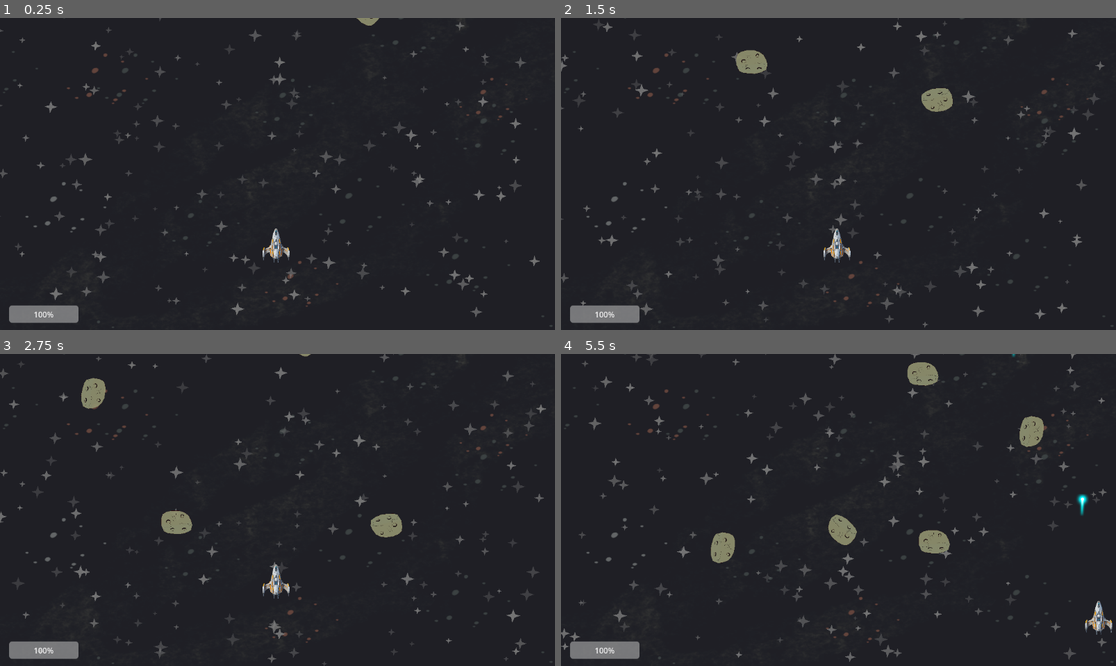
Above: before the commit, frames 1-4 (two rows, left to right).
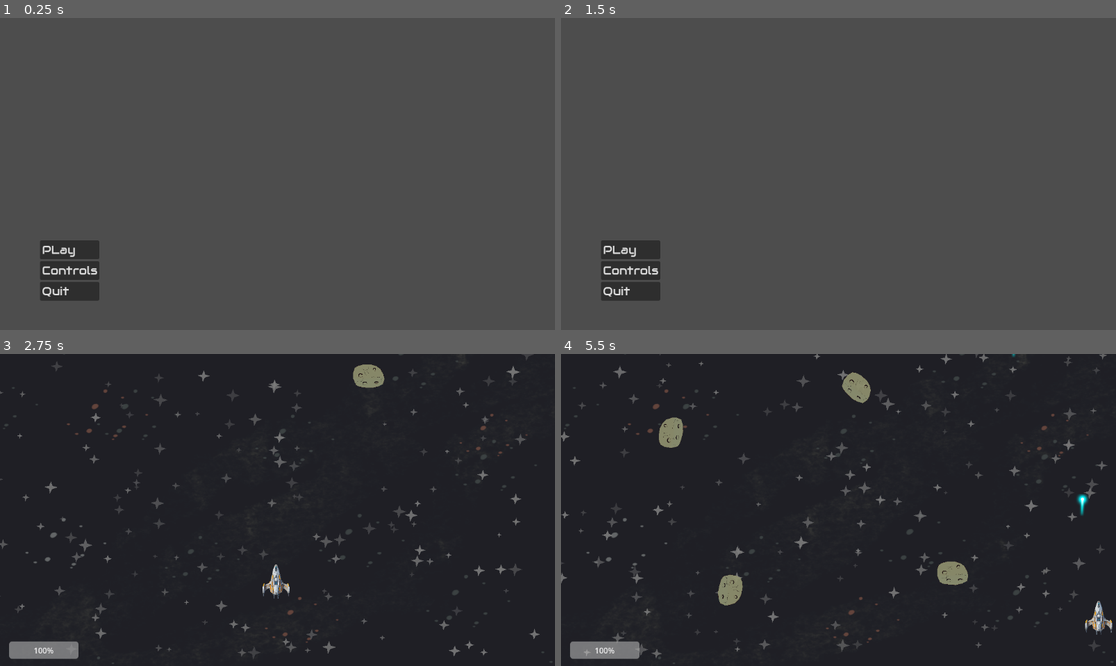
Above: after the commit, the same moments.

Repository: Niarb144/Project-Hermes
Game: Godot game, scene res://Scenes/main_menu.tscn
The game is run twice, just before and just after one commit, with the same random seed, the same clock (stepped at 60 frames per second) and the same inputs. Before the commit the project starts from res://Scenes/world.tscn. Video files are missing from this copy of the repository; at most half a second of black plays in their place.
Inputs (mouse positions are in pixels of both pictures, inside the frame that each line leads up to):
- Up to frame 1 (0.25 s): no input
- Up to frame 2 (1.5 s): click (633, 270) at 0.5 s, where only the run after the commit has a clickable "Controls"; click (733, 258) at 1.25 s, where only the run after the commit has a clickable "Back <"
- Up to frame 3 (2.75 s): click (72, 584) at 2 s, where only the run after the commit has a clickable "PLay"
- Up to frame 4 (5.5 s): hold Right (move_right) 2.78-3.53 s; hold Space (shoot) 2.78-3.53 s; hold S (move_down) 3.53-4.28 s; tap Space (shoot) at 3.6, 5.1 s; hold Right (move_right) 4.28-5.03 s; hold Space (shoot) 4.28-5.03 s; hold Up (move_up) from 5.03 s (still down)

The runs differ from the first frame. In frame 1, 97% of the frame differs, in the area x 0-100%, y 0-100%; in frame 2, 97%; in frame 3, 4.9%; in frame 4, 6.8%.

Commit message:
Create a Main Menu

Diff:
--- /dev/null
+++ b/Scenes/main_menu.gd
@@ -0,0 +1,22 @@
+extends Control
+
+@onready var video := $VideoStreamPlayer
+@onready var music := $Music
+@onready var controls_panel := $ControlsPanel
+
+func _ready():
+	controls_panel.hide()
+	get_tree().paused = false
+	Engine.time_scale = 1.0
+
+func _on_play_button_pressed():
+	get_tree().change_scene_to_file("res://Scenes/world.tscn")
+
+func _on_controls_button_pressed():
+	controls_panel.show()
+
+func _on_quit_button_pressed() -> void:
+	get_tree().quit()
+
+func _on_back_button_pressed() -> void:
+	controls_panel.hide()
--- /dev/null
+++ b/Scenes/main_menu.tscn
@@ -0,0 +1,101 @@
+[gd_scene load_steps=6 format=3 uid="uid://bv7oetmd34dsi"]
+
+[ext_resource type="VideoStream" uid="uid://bw0wwf1k76jxi" path="res://Assets/Videos/menu.ogv" id="1_1ehe0"]
+[ext_resource type="Script" uid="uid://dartty6i8fbkb" path="res://Scenes/main_menu.gd" id="1_ce3w2"]
+[ext_resource type="AudioStream" uid="uid://wsq7fnul4lbq" path="res://Assets/Audio/Pufino - Rock Me Now (freetouse.com).mp3" id="2_ce3w2"]
+[ext_resource type="FontFile" uid="uid://75i2xeboijlb" path="res://Assets/Fonts/Audiowide-Regular.ttf" id="3_n45e2"]
+[ext_resource type="Texture2D" uid="uid://bjaa8sb267c3f" path="res://Assets/Environment/background.png" id="5_n45e2"]
+
+[node name="MainMenu" type="Control"]
+layout_mode = 3
+anchors_preset = 0
+offset_right = 40.0
+offset_bottom = 40.0
+script = ExtResource("1_ce3w2")
+
+[node name="VideoStreamPlayer" type="VideoStreamPlayer" parent="."]
+layout_mode = 0
+offset_left = -92.0
+offset_top = -42.999996
+offset_right = 1828.0
+offset_bottom = 1037.0
+scale = Vector2(0.7, 0.7)
+stream = ExtResource("1_1ehe0")
+autoplay = true
+loop = true
+
+[node name="Music" type="AudioStreamPlayer" parent="."]
+stream = ExtResource("2_ce3w2")
+autoplay = true
+
+[node name="UI" type="Control" parent="."]
+anchors_preset = 0
+offset_right = 40.0
+offset_bottom = 40.0
+
+[node name="VBoxContainer" type="VBoxContainer" parent="UI"]
+layout_mode = 0
+offset_left = 83.0
+offset_top = 462.0
+offset_right = 206.0
+offset_bottom = 587.0
+
+[node name="PlayButton" type="Button" parent="UI/VBoxContainer"]
+layout_mode = 2
+theme_override_fonts/font = ExtResource("3_n45e2")
+theme_override_font_sizes/font_size = 24
+text = "PLay"
+alignment = 0
+
+[node name="ControlsButton" type="Button" parent="UI/VBoxContainer"]
+layout_mode = 2
+theme_override_fonts/font = ExtResource("3_n45e2")
+theme_override_font_sizes/font_size = 24
+text = "Controls"
+alignment = 0
+
+[node name="QuitButton" type="Button" parent="UI/VBoxContainer"]
+layout_mode = 2
+theme_override_fonts/font = ExtResource("3_n45e2")
+theme_override_font_sizes/font_size = 24
+text = "Quit"
+alignment = 0
+
+[node name="ControlsPanel" type="Panel" parent="."]
+layout_mode = 0
+offset_left = 304.0
+offset_top = 204.0
+offset_right = 344.0
+offset_bottom = 244.0
+
+[node name="Sprite2D" type="Sprite2D" parent="ControlsPanel"]
+position = Vector2(309, 141)
+scale = Vector2(0.35, 0.2)
+texture = ExtResource("5_n45e2")
+
+[node name="ControlsText" type="Label" parent="ControlsPanel"]
+layout_mode = 0
+offset_right = 40.0
+offset_bottom = 23.0
+theme_override_fonts/font = ExtResource("3_n45e2")
+theme_override_font_sizes/font_size = 32
+text = "MOVE        → WASD / Arrow Keys
+
+SHOOT       → Space
+
+PAUSE       → Esc"
+
+[node name="BackButton" type="Button" parent="ControlsPanel"]
+layout_mode = 0
+offset_left = 6.0
+offset_top = 277.0
+offset_right = 81.0
+offset_bottom = 316.0
+theme_override_fonts/font = ExtResource("3_n45e2")
+theme_override_font_sizes/font_size = 24
+text = "Back <"
+
+[connection signal="pressed" from="UI/VBoxContainer/PlayButton" to="." method="_on_play_button_pressed"]
+[connection signal="pressed" from="UI/VBoxContainer/ControlsButton" to="." method="_on_controls_button_pressed"]
+[connection signal="pressed" from="UI/VBoxContainer/QuitButton" to="." method="_on_quit_button_pressed"]
+[connection signal="pressed" from="ControlsPanel/BackButton" to="." method="_on_back_button_pressed"]
--- a/project.godot
+++ b/project.godot
@@ -11,7 +11,7 @@
 [application]
 
 config/name="Hermes"
-run/main_scene="uid://b2031hbmibtq1"
+run/main_scene="uid://bv7oetmd34dsi"
 config/features=PackedStringArray("4.5", "GL Compatibility")
 config/icon="res://icon.svg"
 
Not shown, added: Assets/Audio/35458__jobro__explosion-1.wav.import
Not shown, added: Assets/Audio/Music Attribution.txt
Not shown, added: Assets/Audio/Player/fail.wav.import
Not shown, added: Assets/Audio/Pufino - Rock Me Now (freetouse.com).mp3.import
Not shown, added: Assets/Audio/Walen - Wanderer (freetouse.com).mp3.import
Not shown, added: Assets/Videos/menu.ogv.uid
Not shown, added: Scenes/main_menu.gd.uid
Not shown, added: Assets/Audio/35458__jobro__explosion-1.wav
Not shown, added: Assets/Audio/Player/fail.wav
Not shown, added: Assets/Audio/Pufino - Rock Me Now (freetouse.com).mp3
Not shown, added: Assets/Audio/Walen - Wanderer (freetouse.com).mp3
Not shown, added: Assets/Audio/intro.flac
(and 1 more such lines)
